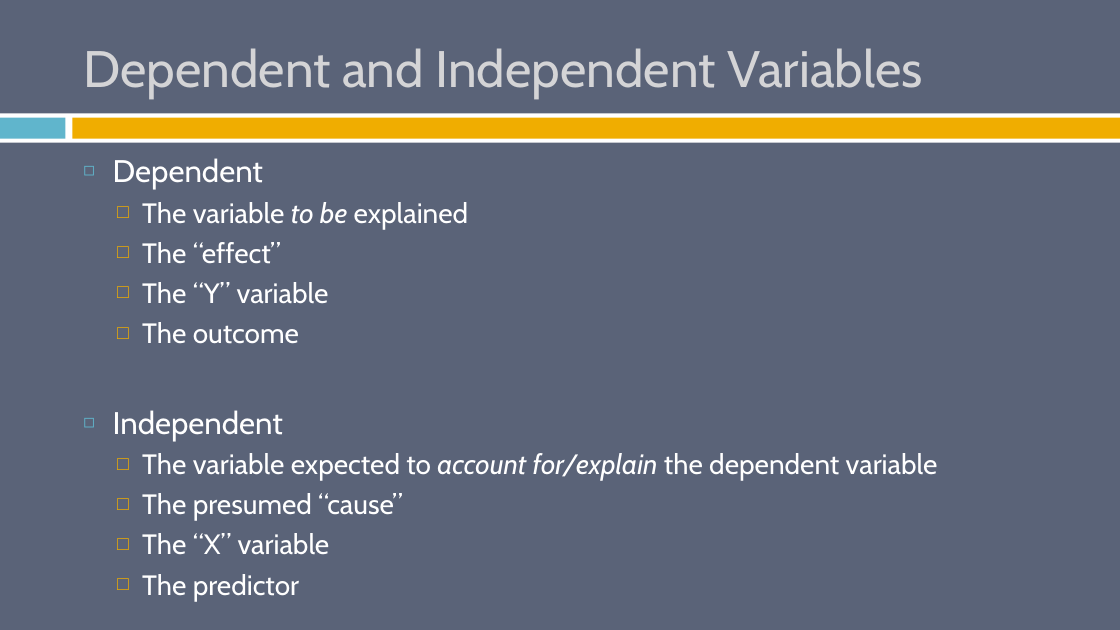
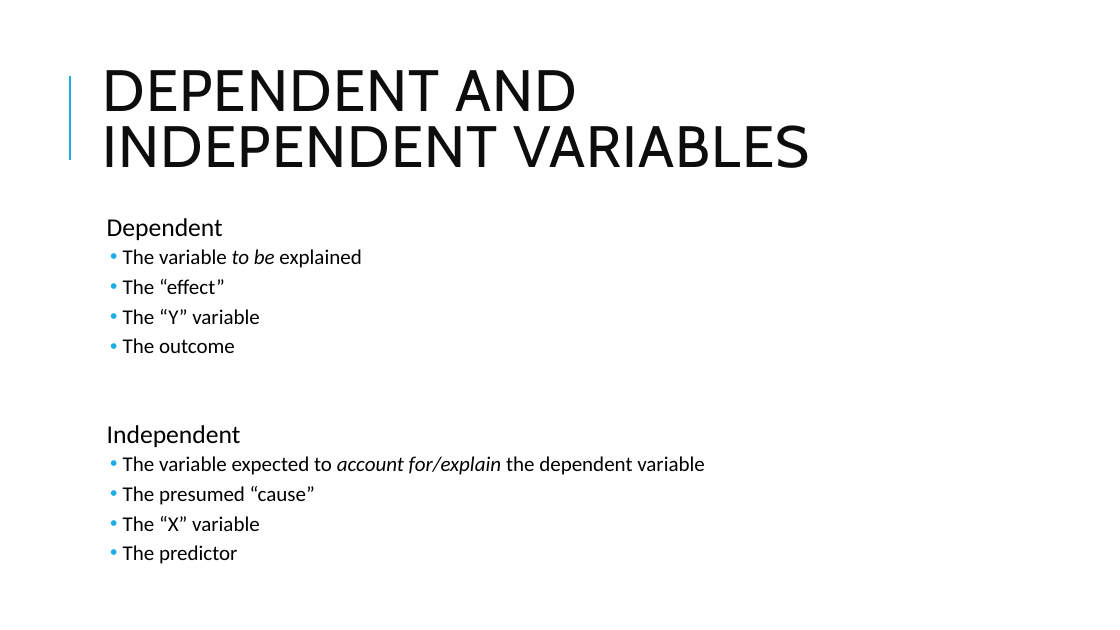
Before and after one commit to burrelvannjr/gradstats_sdsu, a slide deck: slide 31 of ppts/1_intro.pptx. Drawn at 1120x630 pixels with LibreOffice and Linux fonts; fonts in the diff are those of the drawing. Boxes give left, top, right and bottom in pixels: in the first picture for what was removed or moved away, otherwise in the second. Text is boxed around its words. In the diff, an @@ line names an element or a change of style, - is before the commit and + after.

```diff
--- a/ppts/1_intro.pptx
+++ b/ppts/1_intro.pptx
@@ background #5A6378 to #FFFFFF @@
@@ line added from (70, 160) to (70, 76), #1CADE4 1.5 pt @@
@@ title at (x1=102, y1=70, x2=809, y2=168): text changed; size 44 to 50 pt; text colour #D4D4D6 to #0D0D0D @@
-Dependent and Independent Variables
+DEPENDENT AND INDEPENDENT VARIABLES
@@ rectangle removed at (x1=0, y1=113, x2=1120, y2=143) @@
@@ rectangle removed at (x1=0, y1=118, x2=66, y2=139) @@
@@ rectangle removed at (x1=72, y1=118, x2=1120, y2=139) @@
@@ text "Dependent" moved from (x1=113, y1=158, x2=938, y2=554) to (x1=107, y1=218, x2=705, y2=564) @@
@@ text "Dependent" at (x1=107, y1=218, x2=705, y2=564): size 26.8 to 22 pt in "Dependent", "Independent"; font Cabin to Calibri, text colour #FFFFFF to #000000; size 24.1 to 18 pt in "The variable to be explained", "The “effect”", "The “Y” variable", "The outcome" and 4 more places; bullet ◻ to  ; line spacing 1 to 0.9; more space between paragraphs; bullet colour #60B5CC to #1CADE4; bullet □ to •; bullet colour #F0AD00 to #1CADE4 @@
```
Also in this commit, not shown: 31 other slides changed, 1 other file.
